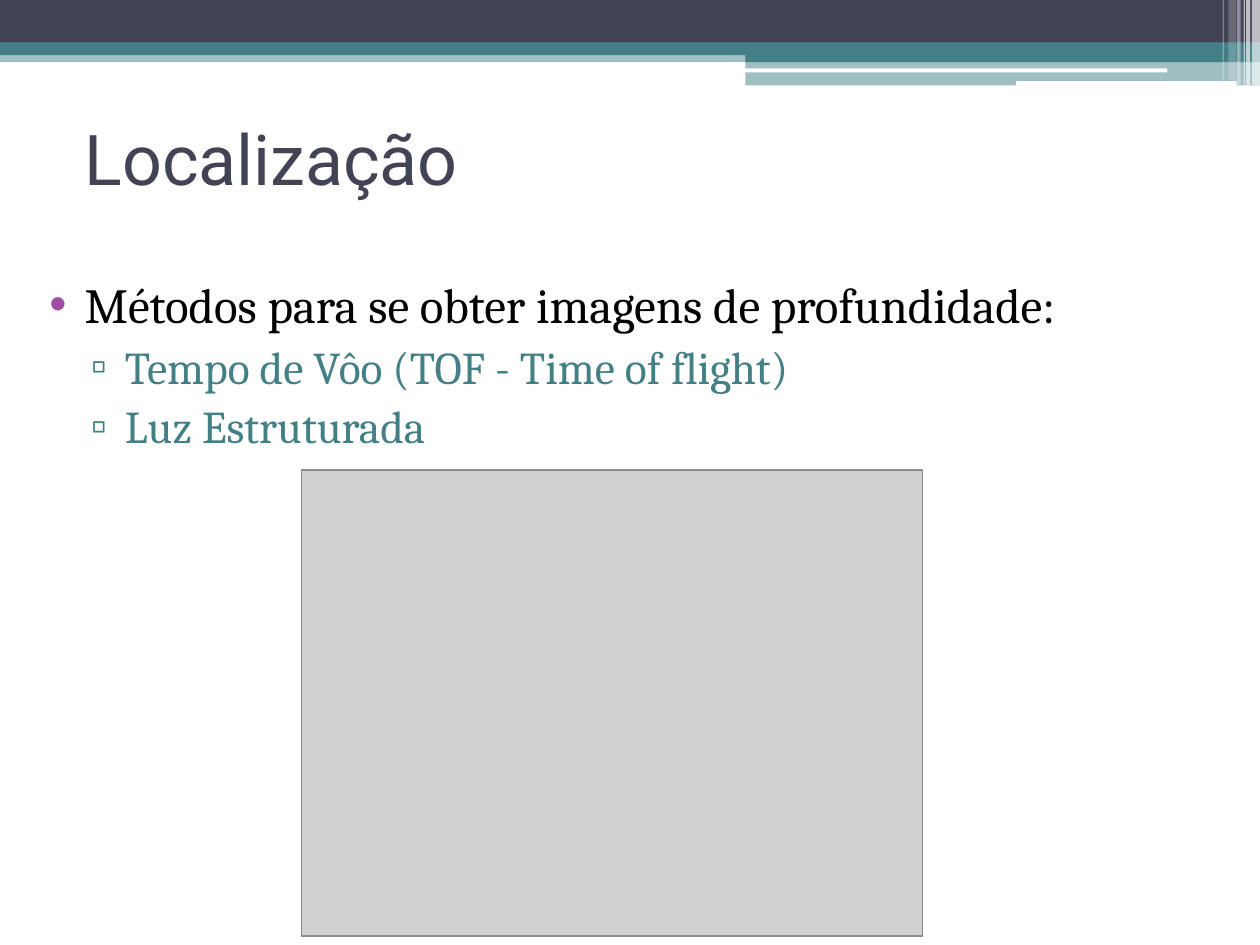
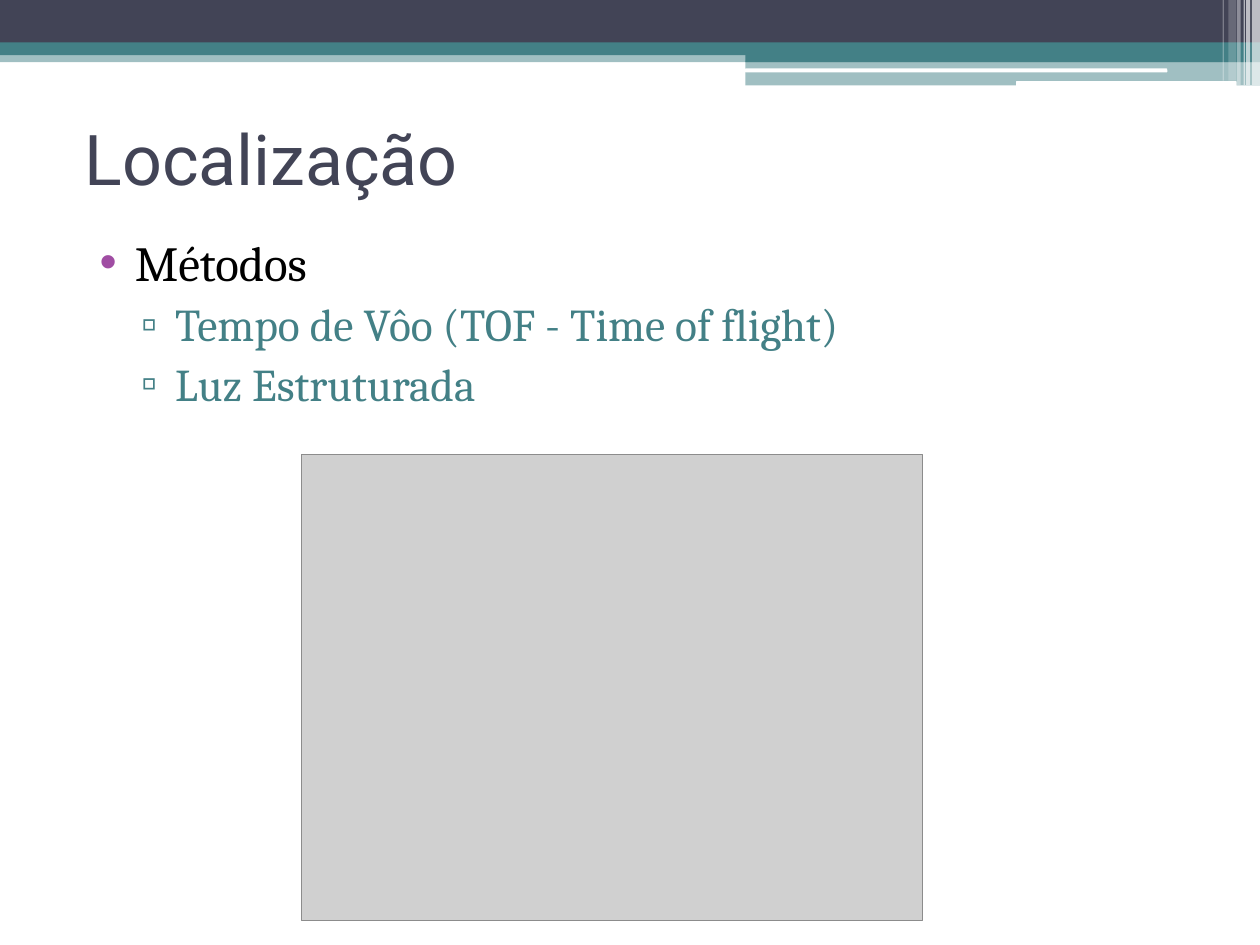
Before and after one commit to talesporto/Artigo-TRUE-SBCUP, a slide deck: slide 9 of apresentacao/ApresentacaoSBCUP.pptx. Drawn at 1260x945 pixels with LibreOffice and Linux fonts; fonts in the diff are those of the drawing; grey boxes stand for pictures. Boxes give left, top, right and bottom in pixels: in the first picture for what was removed or moved away, otherwise in the second. Text is boxed around its words. In the diff, an @@ line names an element or a change of style, - is before the commit and + after.

Commit message:
Ajuste na apresentação. Remoção dos textos presentes nos slides e adição de imagens.

```diff
--- a/apresentacao/ApresentacaoSBCUP.pptx
+++ b/apresentacao/ApresentacaoSBCUP.pptx
@@ text "Métodos": place and size @@
-text "Métodos" at (85, 288, 1055, 444)
+text "Métodos" at (135, 246, 838, 402)
@@ text at (135, 246, 307, 282): text changed @@
-• Métodos para se obter imagens de profundidade:
+• Métodos
@@ picture: place and size @@
-picture at (301, 470, 922, 936)
+picture at (301, 455, 922, 921)
```
Also in this commit, not shown: 6 other slides changed.
